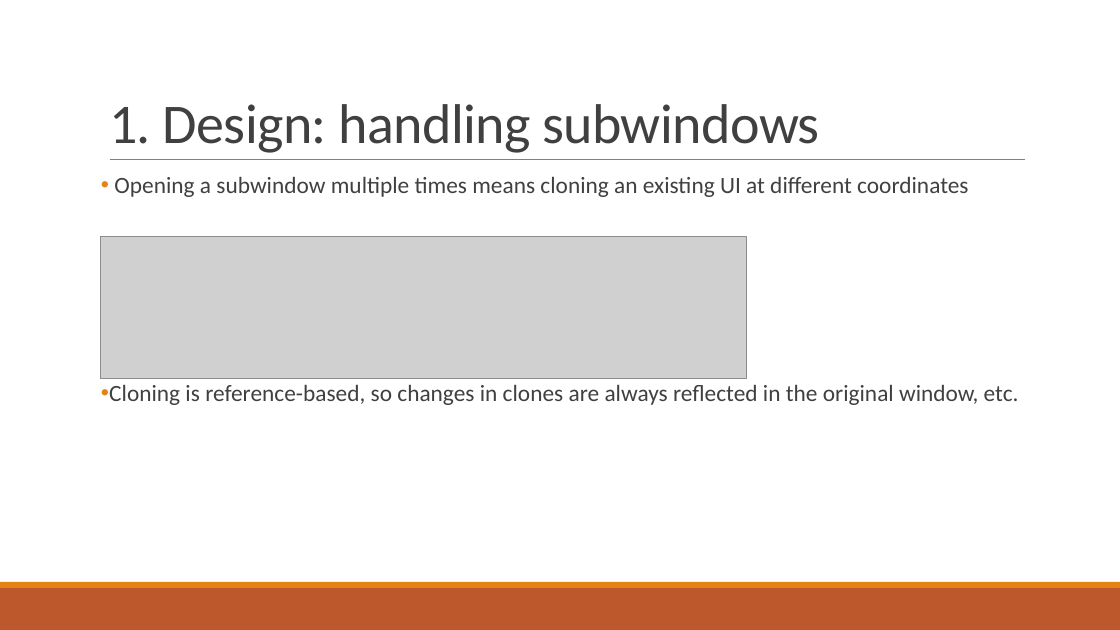
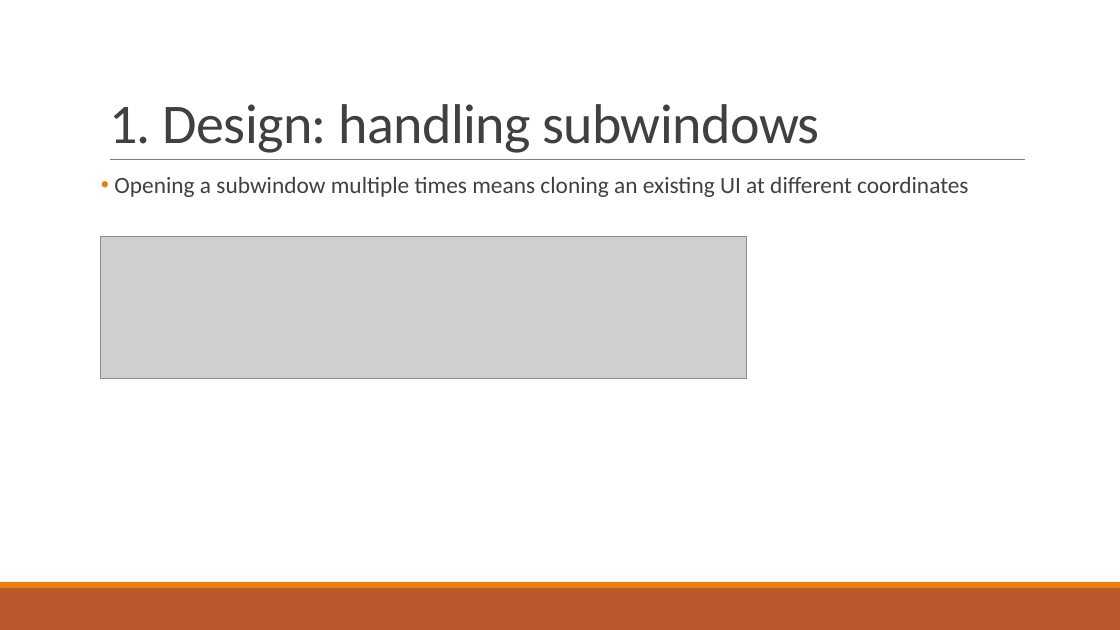
Before and after one commit to IgnaceBleukx/Software-Ontwerp, a slide deck: slide 14 of Presentaties/Iteration2.pptx. Drawn at 1120x630 pixels with LibreOffice and Linux fonts; fonts in the diff are those of the drawing; grey boxes stand for pictures. Boxes give left, top, right and bottom in pixels: in the first picture for what was removed or moved away, otherwise in the second. Text is boxed around its words. In the diff, an @@ line names an element or a change of style, - is before the commit and + after.

```diff
--- a/Presentaties/Iteration2.pptx
+++ b/Presentaties/Iteration2.pptx
@@ text at (109, 385, 1019, 405): paragraph removed @@
-• Cloning is reference-based, so changes in clones are always reflected in the original window, etc.
```
Also in this commit, not shown: 1 other slide changed.
